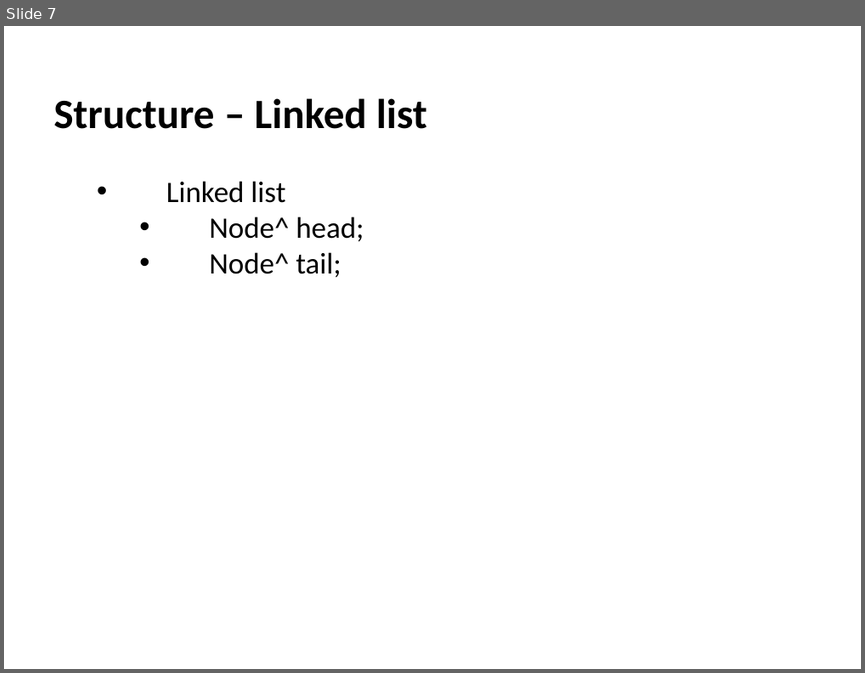
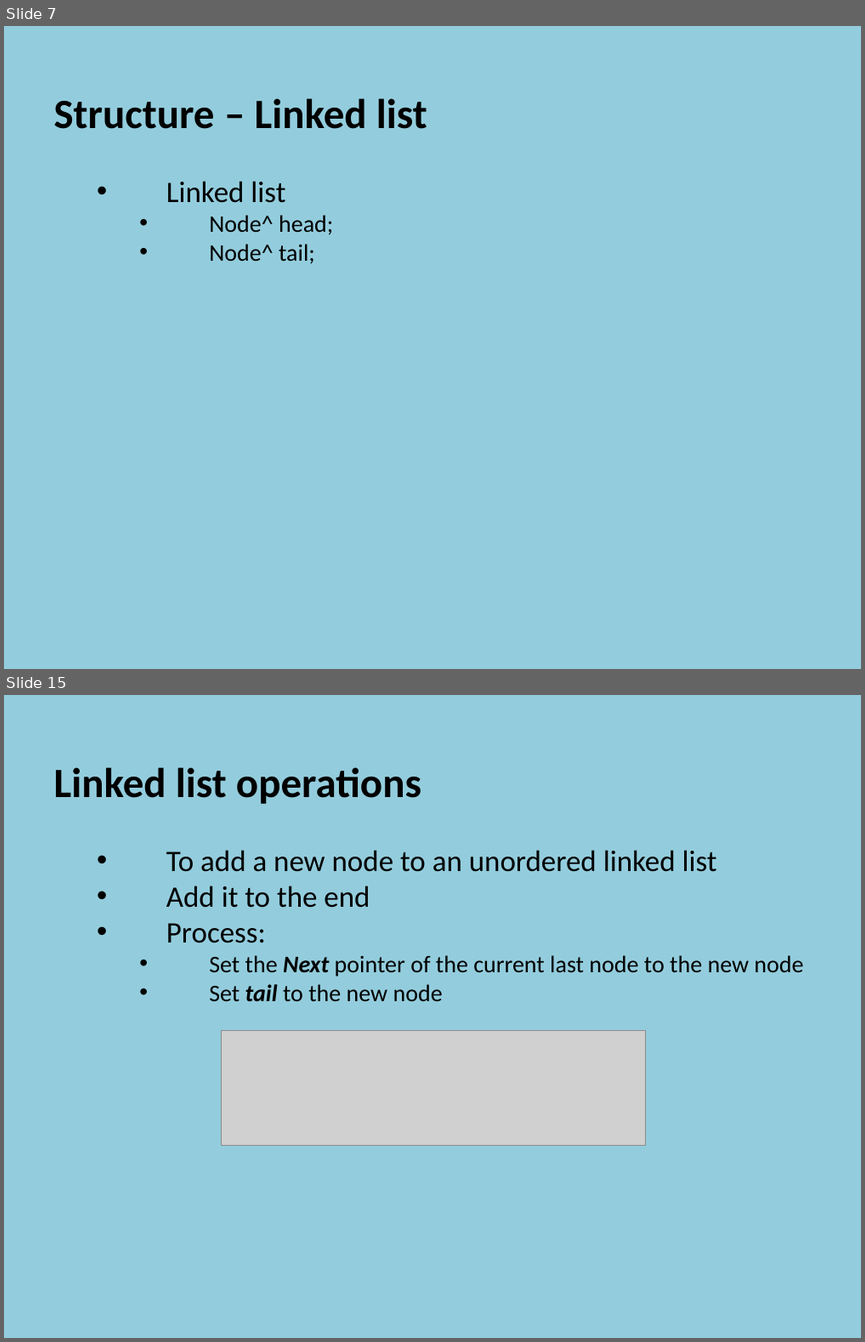
Before and after one commit to szetko/course-materials, a slide deck: Programming 4/03.1 Linked Lists/03.1 Linked Lists.pptx. Shown one above the other, each under a label of ours: slide 7 before the commit, slides 7 and 15 after it; the slides between them are not shown. The pictures are 865x673 and 865x1342 pixels, drawn with LibreOffice and Linux fonts; fonts in the diff are those of the drawing; grey boxes stand for pictures. Boxes give left, top, right and bottom in pixels: in the first picture for what was removed or moved away, otherwise in the second. Text is boxed around its words. In the diff, an @@ line names an element or a change of style, - is before the commit and + after.

Commit message:
Update PP - Linked Lists

```diff
--- a/Programming 4/03.1 Linked Lists/03.1 Linked Lists.pptx
+++ b/Programming 4/03.1 Linked Lists/03.1 Linked Lists.pptx
@@ slide 15 added at box(4, 695, 861, 1338), background #93CDDD @@
@@ text added at box(54, 767, 803, 1001), 20 pt, text #000000 @@
+  Linked list operations
+    • To add a new node to an unordered linked list
+    • Add it to the end
+    • Process:
+      • Set the Next pointer of the current last node to the new node
+      • Set tail to the new node
@@ picture added at box(221, 1031, 645, 1145) @@
@@ slide 7 changed as well @@
@@ background #FFFFFF to #93CDDD @@
@@ text at box(209, 215, 333, 264): size 25 to 20 pt in "Node^ head;", "Node^ tail;" @@
```
Also in this commit, not shown: 5 other slides changed, 25 other slides added, 1 slide removed, 1 other file.
